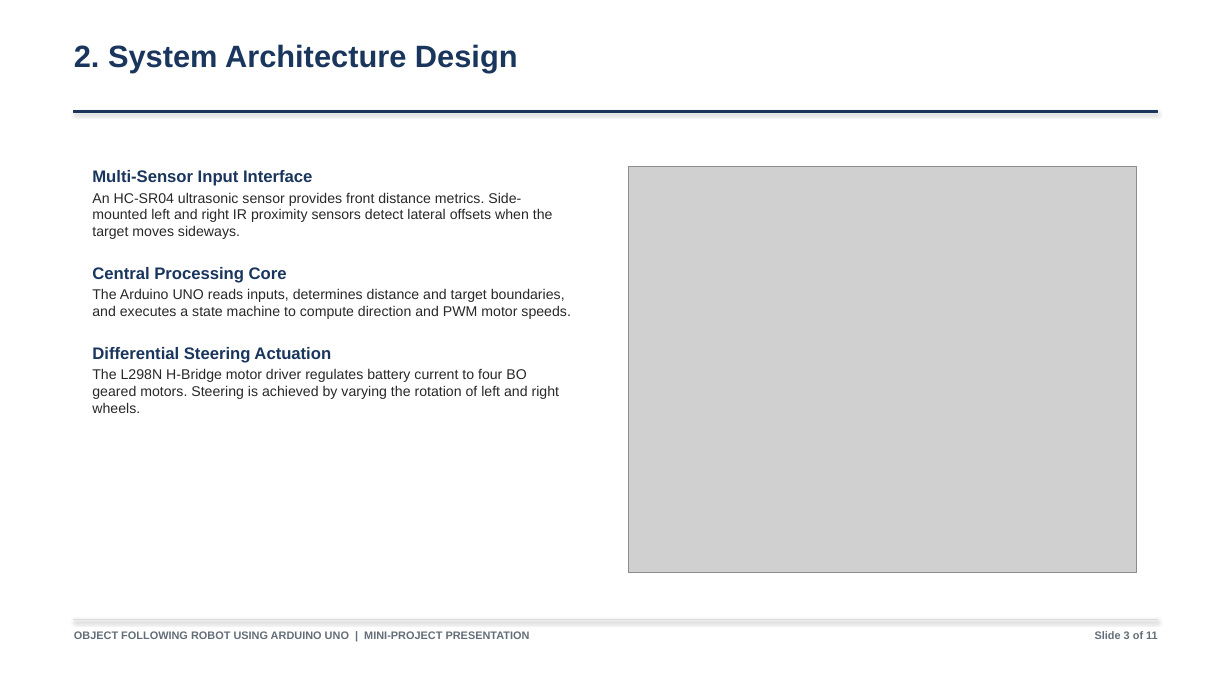
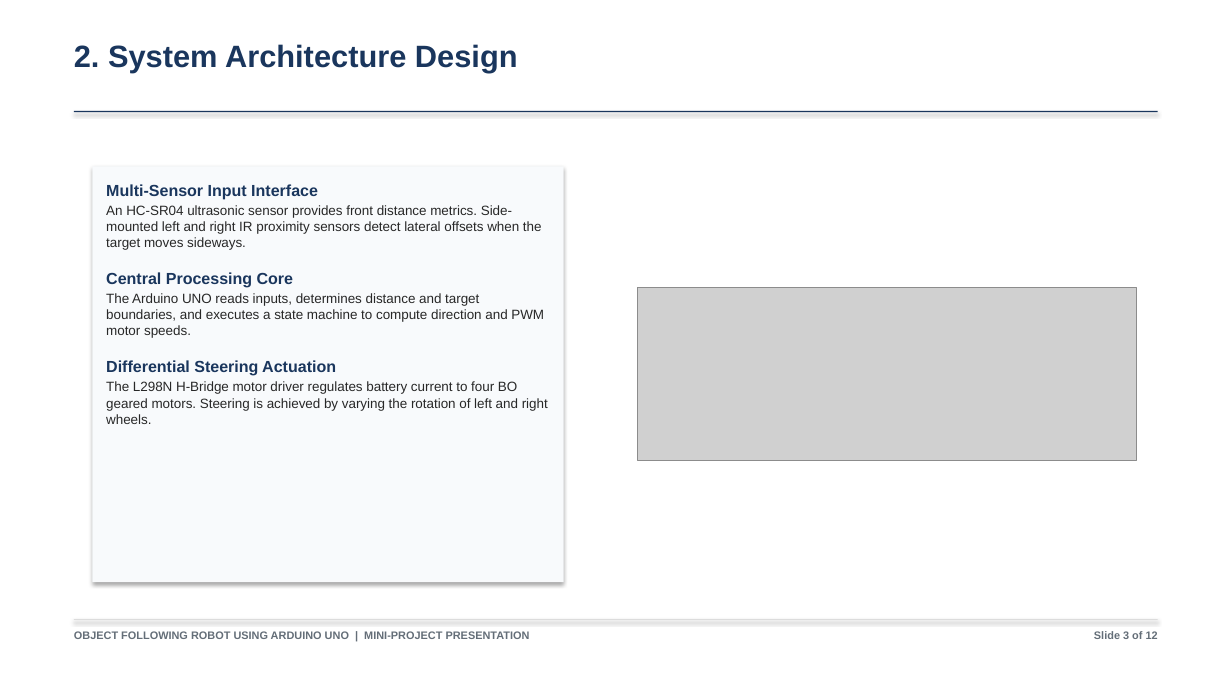
Before and after one commit to Biraj2004/Object-Following-Robot, a slide deck: slide 4 of Object-Following-Robot-Presentation.pptx. Drawn at 1232x693 pixels with LibreOffice and Linux fonts; fonts in the diff are those of the drawing; grey boxes stand for pictures. Boxes give left, top, right and bottom in pixels: in the first picture for what was removed or moved away, otherwise in the second. Text is boxed around its words. In the diff, an @@ line names an element or a change of style, - is before the commit and + after.

```diff
--- a/Object-Following-Robot-Presentation.pptx
+++ b/Object-Following-Robot-Presentation.pptx
@@ rectangle added at (92,166,564,582), fill #F8FAFC @@
@@ picture removed at (628,166,1137,573) @@
@@ text "Multi-Sensor Input Interface": place and size @@
-text "Multi-Sensor Input Interface" at (92,170,571,413)
+text "Multi-Sensor Input Interface" at (106,184,548,424)
@@ text "Multi-Sensor Input Interface" at (106,184,548,424): size 13 to 12.5 pt in "Multi-Sensor Input Interface", "Central Processing Core", "Differential Steering Actuation"; size 11 to 10.5 pt in "An HC-SR04 ultrasonic sensor provides front distance ...", "The Arduino UNO reads inputs, determines distance ...", "The L298N H-Bridge motor driver regulates battery ..."; less space between paragraphs @@
@@ picture added at (638,287,1137,460) @@
@@ text at (1094,631,1158,639): text changed @@
-Slide 3 of 11
+Slide 3 of 12
```
Also in this commit, not shown: 10 other slides changed, 2 slides added, 1 slide removed, 1 other file.
